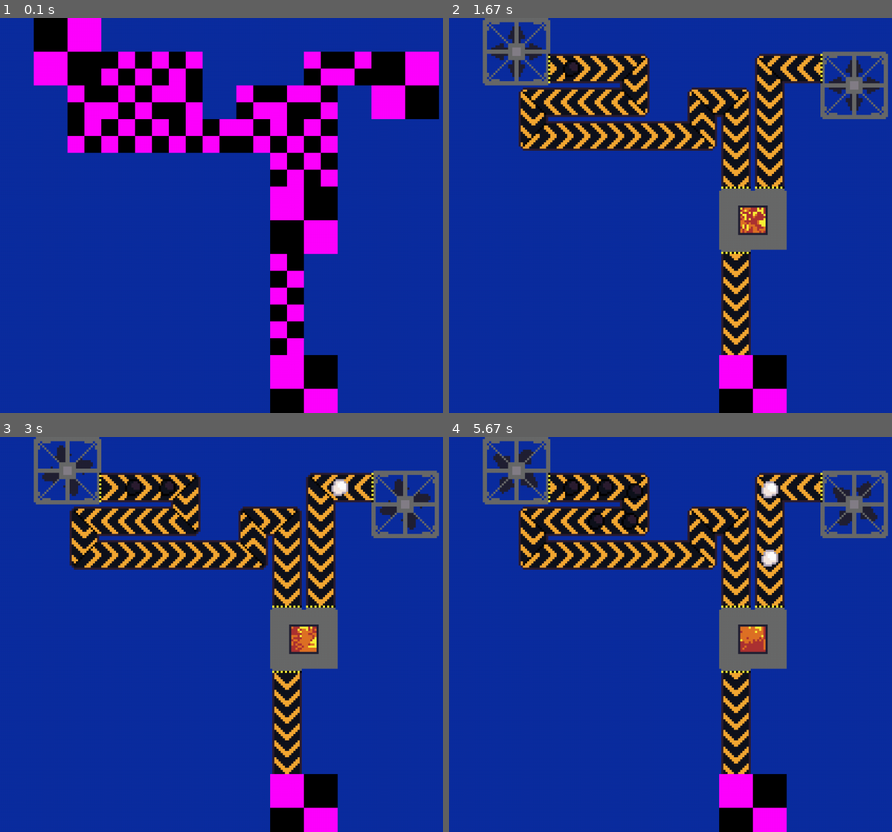
Above: before the commit, frames 1-4 (two rows, left to right).
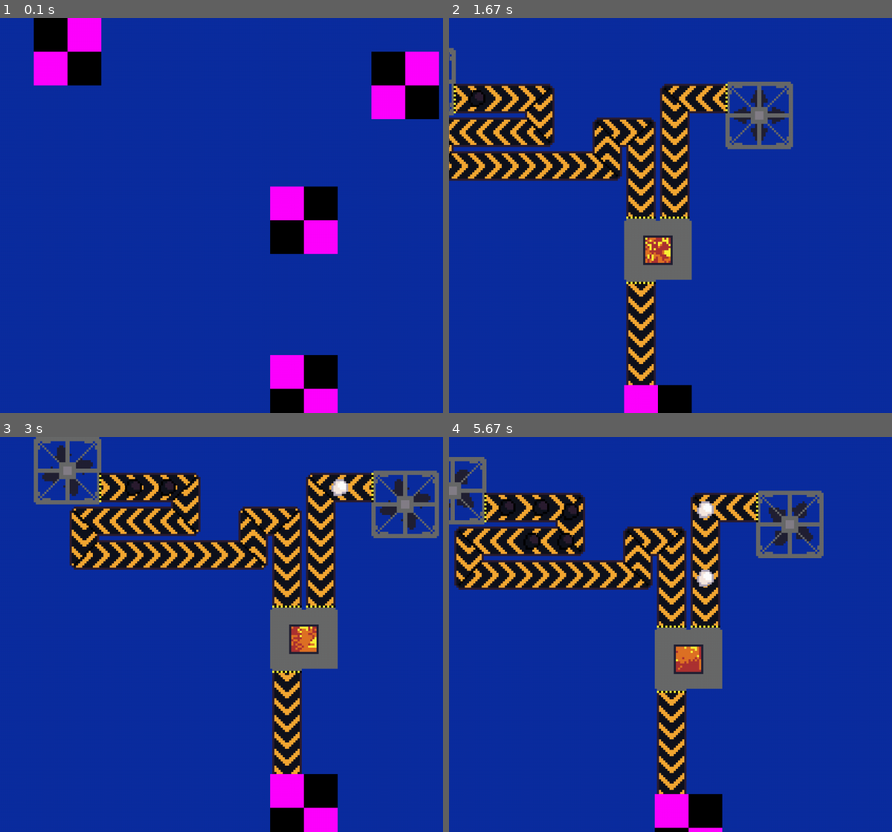
Above: after the commit, the same moments.

Repository: fijianfugufish/factory-game
Game: pygame game, started from main.pyw
Two runs of this game, one before a commit and one after it. Both use one fixed random seed, a clock stepped at 60 frames per second and the inputs below.
Inputs (mouse positions are in pixels of both pictures, inside the frame that each line leads up to):
- Up to frame 1 (0.1 s): no input
- Up to frame 2 (1.67 s): hold D 0.33-0.8 s; move the mouse to (719, 231) at 0.37 s; hold W 0.83-1.13 s; hold D 1.17-1.63 s
- Up to frame 3 (3 s): hold A 1.67-2.2 s; hold S 2.23-2.53 s; hold A 2.57-2.97 s
- Up to frame 4 (5.67 s): hold W 3-3.37 s; hold D 3.4-4.03 s; hold S 4.07-4.43 s; hold A 4.47-4.93 s; hold D 4.97-5.43 s; hold W from 5.47 s (still down)

The runs differ from the first frame. In frame 1, 16% of the frame differs, in the area x 15-84%, y 8-86%; in frame 2, 35%, in the area x 0-100%, y 0-100%; in frame 3, 10%; in frame 4, 35%.

Commit message:
refactored conveyor unloading and added loading onscreen

Diff:
--- a/decodeFactory.py
+++ b/decodeFactory.py
@@ -1,5 +1,7 @@
 from pygame import *
 import factory as fac
+from copy import copy
+from math import dist
 
 winx = 1100
 winy = 750
@@ -10,9 +12,18 @@
 # must import after display initialisation due to pygames convert() requiring it
 import pygameui
 
-visibleTransports: list[fac.Transport] = []
+lastCameraPos = [0, 0]
+cameraPos = [0, 0] # measured in world pos
+renderDistance = 3
+
+visibleTransports: set[int] = set()
+visibleMachines: set[int] = set()
+visibleProducers: set[int] = set()
+visibleInventories: set[int] = set()
 visibleItems: dict[int, "Item"] = {}
-uniqueids: list[int] = []
+visibleSprites: list[pygameui.Sprite] = []
+componentSprites: dict[tuple[str, int], list[pygameui.Sprite]] = {}
+visibleTransportSprites: dict[tuple[int, tuple], pygameui.Sprite] = {}
 
 _DrillFrames = [image.load(f"Images/Drill/Drill{i}.png").convert_alpha() for i in range(1, 7)]
 
@@ -51,9 +62,6 @@
 
         self.worldPos = worldPos
         self.significant = False
-
-        visibleTransports.append(self)
-        if self.id not in uniqueids: uniqueids.append(self.id)
 
 class Furnace(pygameui.AnimatableSprite):
     def __init__(self, x, y, id, worldPos, **kwargs):
@@ -94,19 +102,80 @@
     return start + (end - start) * t
 
 def worldToSreen(worldPos):
-    screenx = (worldPos[0] * 64)
-    screeny = (worldPos[1] * 64)
-    return (screenx, screeny) #todo use player location to convert properly to screen space
+    screenx = (worldPos[0] - cameraPos[0]) * 64
+    screeny = (worldPos[1] - cameraPos[1]) * 64
+    return (screenx, screeny)
 
 def isOffscreen(pos):
-    tolerance = 100
-
-    if pos[0] < 0 - tolerance or pos[0] > winx + tolerance:
+    tolerance = renderDistance * 64
+
+    if pos[0] < -tolerance or pos[0] > winx + tolerance:
         return True
-    if pos[1] < 0 - tolerance or pos[1] > winy + tolerance:
+    if pos[1] < -tolerance or pos[1] > winy + tolerance:
         return True
 
     return False
+
+def positionCamera(pos):
+    global cameraPos
+    cameraPos = pos
+
+def moveCameraUp(amount):
+    cameraPos[1] -= amount
+
+def moveCameraDown(amount):
+    cameraPos[1] += amount
+
+def moveCameraLeft(amount):
+    cameraPos[0] -= amount
+
+def moveCameraRight(amount):
+    cameraPos[0] += amount
+
+def _addComponentSprite(kind, id, sprite):
+    visibleSprites.append(sprite)
+
+    key = (kind, id)
+
+    if key not in componentSprites:
+        componentSprites[key] = []
+
+    componentSprites[key].append(sprite)
+
+
+def _destroyComponentSprites(kind, id):
+    key = (kind, id)
+
+    if key not in componentSprites:
+        return
+
+    for sprite in componentSprites[key]:
+        sprite.destroy()
+
+        if sprite in visibleSprites:
+            visibleSprites.remove(sprite)
+
+    del componentSprites[key]
+
+def _addTransportSprite(transport, worldPos, sprite):
+    key = (transport.id, worldPos)
+
+    if key in visibleTransportSprites:
+        return
+
+    visibleTransportSprites[key] = sprite
+    visibleSprites.append(sprite)
+
+def _unloadOffscreenTransportSprites():
+    for key, sprite in list(visibleTransportSprites.items()):
+
+        if isOffscreen(worldToSreen(sprite.worldPos)):
+            sprite.destroy()
+
+            if sprite in visibleSprites:
+                visibleSprites.remove(sprite)
+
+            del visibleTransportSprites[key]
 
 def _decodeFactoryComponent(factory: fac.Factory, id: int):
     # component to decode is a transport type
@@ -161,10 +230,10 @@
 
             # make sure transport is a known type and place significant transports
             position = worldToSreen(turnPos)
-
-            if not isOffscreen(position):
+            key = (transport.id, turnPos)
+
+            if not isOffscreen(position) and key not in visibleTransportSprites:
                 if transport.type == "ConveyorBelt":
-                    if isOffscreen(position): continue
 
                     # check if first or last transport should bend
                     if bent is not None:
@@ -184,8 +253,11 @@
                                 conveyor.setFlipped(y = True)
                         else:
                             conveyor.setFlipped(x = True)
+
+                    # add to visible sprite list
+                    _addTransportSprite(transport, turnPos, conveyor)
                 else:
-                    assert ValueError("unknown transport type")
+                    raise ValueError("unknown transport type")
 
             # find length and direction between significant points
             deltaX = turnPos[0] - previousPos[0]
@@ -207,14 +279,16 @@
                     pos = (previousPos[0], previousPos[1] + (j + 1) * yDirection)
 
                 screenPos = worldToSreen(pos)
+                key = (transport.id, pos)
 
                 # make sure transport is a known type
-                if not isOffscreen(screenPos):
+                if not isOffscreen(screenPos) and key not in visibleTransportSprites:
                     if transport.type == "ConveyorBelt":
                         conveyor = ConveyorBelt(screenPos[0], screenPos[1], id, pos, speed = transport.speed)
                         conveyor.rotation = previousDirection.value
+                        _addTransportSprite(transport, pos, conveyor)
                     else:
-                        assert ValueError, "unknown transport type"
+                        raise ValueError("unknown transport type")
 
             previousDirection = turnDir
             previousPos = turnPos
@@ -231,8 +305,9 @@
             if producer.type == "Drill":
                 drill = Drill(screenPos[0], screenPos[1], id, pos)
                 drill.rotation = producer.rotation.value
+                _addComponentSprite("producer", id, drill)
             else:
-                assert ValueError, "unknown producer type"
+                raise ValueError("unknown producer type")
 
     # decode for machines
     elif id in factory.machines:
@@ -246,8 +321,9 @@
             if machine.type == "Furnace":
                 furnace = Furnace(screenPos[0], screenPos[1], id, pos)
                 furnace.rotation = machine.rotation.value
+                _addComponentSprite("machine", id, furnace)
             else:
-                assert ValueError, "unknown producer type"
+                raise ValueError("unknown producer type")
 
     # decode for machines
     elif id in factory.inventories:
@@ -261,8 +337,9 @@
             if inventory.type == "Box":
                 box = Box(screenPos[0], screenPos[1], id, pos)
                 box.rotation = inventory.rotation.value
+                _addComponentSprite("inventory", id, box)
             else:
-                assert ValueError, "unknown producer type"
+                raise ValueError("unknown producer type")
 
     #todo change 'if x.type' it is messy and not exactly necessary
 
@@ -271,9 +348,9 @@
 
     # render items on conveyorbelts, ensuring only transports whose id is unique has their items rendered
     # this avoids unnecessary multi-rendering
-    for transport in [transp for transp in visibleTransports if transp.id in uniqueids]:
-        # change reference of transport from the sprite to the actual transport in the factory
-        transport = factory.transports[transport.id]
+    for transportid in visibleTransports:
+        transport = factory.transports[transportid]
+
         for i, item in enumerate(transport.items):
             itemType = item[0]
             itemPos = item[1] - 1
@@ -322,6 +399,74 @@
             visibleItems[transport.lastDestroyedid].destroy()
             del visibleItems[transport.lastDestroyedid]
 
-def decodeAndRender(factory: fac.Factory):
-    #todo add decode all onscreen
+def _findAllOnscreen(factory: fac.Factory):
+    for transport in factory.transports.values():
+        for turn in transport.turns:
+            position = turn[0]
+            offscreen = isOffscreen(worldToSreen(position))
+
+            # append to list of visible transports if any significant point is onscreen
+            if not offscreen and transport.id not in visibleTransports:
+                visibleTransports.add(transport.id)
+                break # ensure copies wont fill up the list
+            elif offscreen and transport.id in visibleTransports:
+                visibleTransports.remove(transport.id)
+
+    for producer in factory.producers.values():
+        offscreen = isOffscreen(worldToSreen(producer.position))
+        if not isOffscreen(worldToSreen(producer.position)) and producer.id not in visibleProducers:
+            visibleProducers.add(producer.id)
+        elif offscreen and producer.id in visibleProducers:
+            visibleProducers.remove(producer.id)
+            _destroyComponentSprites("producer", producer.id)
+
+    for machine in factory.machines.values():
+        offscreen = isOffscreen(worldToSreen(machine.position))
+        if not isOffscreen(worldToSreen(machine.position)) and machine.id not in visibleMachines:
+            visibleMachines.add(machine.id)
+        elif offscreen and machine.id in visibleMachines:
+            visibleMachines.remove(machine.id)
+            _destroyComponentSprites("machine", machine.id)
+
+    for inventory in factory.inventories.values():
+        offscreen = isOffscreen(worldToSreen(inventory.position))
+        if not offscreen and inventory.id not in visibleInventories:
+            visibleInventories.add(inventory.id)
+        elif offscreen and inventory.id in visibleInventories:
+            visibleInventories.remove(inventory.id)
+            _destroyComponentSprites("inventory", inventory.id)
+
+def decodeAndRender(factory: fac.Factory, moved = False, forceRender = False):
+    """render all factory components onscreen"""
+    global cameraPos, lastCameraPos, renderDistance
+
+    render = dist(cameraPos, lastCameraPos) >= renderDistance
+
+    if render or forceRender:
+        _findAllOnscreen(factory)
+
+        for producerid in visibleProducers:
+            if ("producer", producerid) not in componentSprites:
+                _decodeFactoryComponent(factory, producerid)
+
+        for machineid in visibleMachines:
+            if ("machine", machineid) not in componentSprites:
+                _decodeFactoryComponent(factory, machineid)
+
+        for inventoryid in visibleInventories:
+            if ("inventory", inventoryid) not in componentSprites:
+                _decodeFactoryComponent(factory, inventoryid)
+
+        lastCameraPos = copy(cameraPos)
+
+    # check if camera moved, move everything
+    if moved:
+        _unloadOffscreenTransportSprites()
+
+        for transport in factory.transports.values():
+            _decodeFactoryComponent(factory, transport.id)
+
+        for component in visibleSprites:
+            component.x, component.y = worldToSreen(component.worldPos)
+
     _renderVisibleItems(factory)
--- a/main.pyw
+++ b/main.pyw
@@ -1,6 +1,6 @@
 from pygame import *
 import factory as fac
-from decodeFactory import window, decodeAndRender, _decodeFactoryComponent
+from decodeFactory import window, decodeAndRender, moveCameraUp, moveCameraDown, moveCameraLeft, moveCameraRight
 import pygameui
 
 def drawAll(window, dt):
@@ -57,13 +57,7 @@
     mainFactory.addTransportTurn(conveyor3, [(8, 7), fac.Directions.South])
     mainFactory.addTransportTurn(conveyor3, [(8, 9), fac.Directions.South])
 
-    _decodeFactoryComponent(mainFactory, conveyor1)
-    _decodeFactoryComponent(mainFactory, conveyor2)
-    _decodeFactoryComponent(mainFactory, conveyor3)
-    _decodeFactoryComponent(mainFactory, drill1)
-    _decodeFactoryComponent(mainFactory, drill2)
-    _decodeFactoryComponent(mainFactory, furnace)
-    _decodeFactoryComponent(mainFactory, box)
+    decodeAndRender(mainFactory, forceRender = True)
 
     while gameRunning:
         # main game loop
@@ -79,9 +73,26 @@
 
             pygameui.Button.handleAllButtons(mouse.get_pos(), e.type)
 
+        keys = key.get_pressed()
+
+        moved = False
+
+        if keys[K_w]:
+            moveCameraUp(3 * dt)
+            moved = True
+        if keys[K_s]:
+            moveCameraDown(3 * dt)
+            moved = True
+        if keys[K_a]:
+            moveCameraLeft(3 * dt)
+            moved = True
+        if keys[K_d]:
+            moveCameraRight(3 * dt)
+            moved = True
+
         mainFactory.step(dt)
 
-        decodeAndRender(mainFactory)
+        decodeAndRender(mainFactory, moved = moved)
 
         drawAll(window, dt)
 
